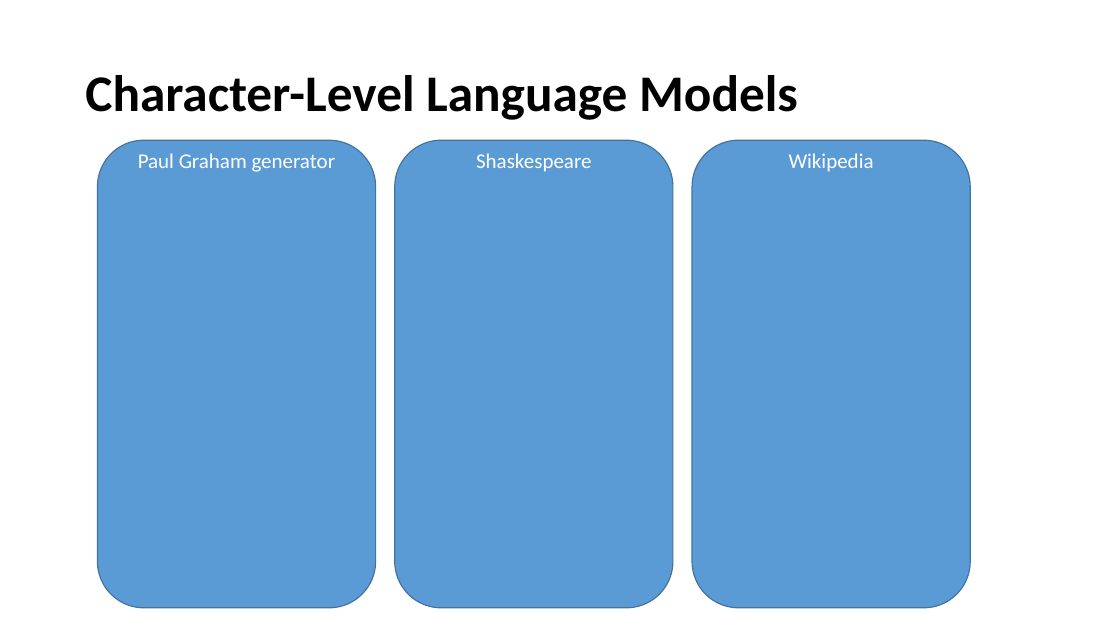
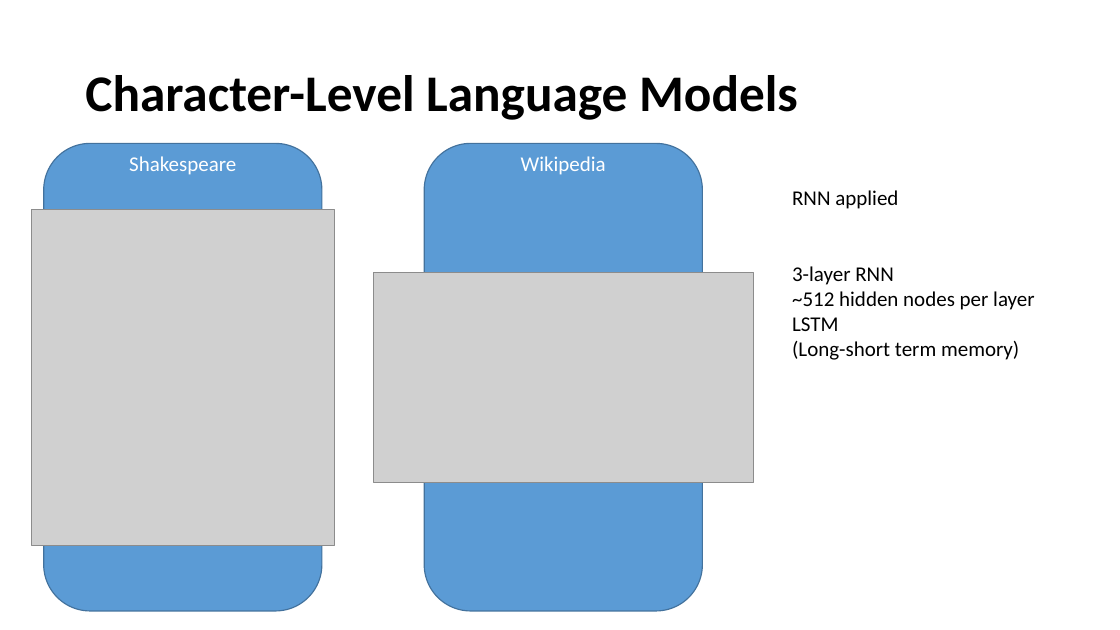
Before and after one commit to haachicanoy/CSmaster, a slide deck: slide 6 of _semester_1/_pattern_recognition/_presentations/The unreasonable effectiveness of Recurrent Neural Networks.pptx (slide 7 before the commit). Drawn at 1120x630 pixels with LibreOffice and Linux fonts; fonts in the diff are those of the drawing; grey boxes stand for pictures. Boxes give left, top, right and bottom in pixels: in the first picture for what was removed or moved away, otherwise in the second. Text is boxed around its words. In the diff, an @@ line names an element or a change of style, - is before the commit and + after.

```diff
--- a/_semester_1/_pattern_recognition/_presentations/The unreasonable effectiveness of Recurrent Neural Networks.pptx
+++ b/_semester_1/_pattern_recognition/_presentations/The unreasonable effectiveness of Recurrent Neural Networks.pptx
@@ rounded rectangle added at <box>44,144,322,612</box>, fill #5B9BD5, outline #43739E 1 pt, 18 pt, text #FFFFFF @@
+Shakespeare
@@ rounded rectangle removed at <box>97,140,376,608</box> @@
-Paul Graham generator
@@ rounded rectangle removed at <box>395,140,673,608</box> @@
-Shaskespeare
@@ rounded rectangle "Wikipedia": place and size @@
-rounded rectangle "Wikipedia" at <box>692,140,970,608</box>
+rounded rectangle "Wikipedia" at <box>424,144,702,612</box>
@@ picture added at <box>31,209,334,545</box> @@
@@ text added at <box>792,190,1034,360</box>, 18 pt, text #000000 @@
+RNN applied
+3-layer RNN
+~512 hidden nodes per layer
+LSTM
+(Long-short term memory)
@@ picture added at <box>373,272,754,482</box> @@
```
Also in this commit, not shown: 1 other slide changed, 2 slides removed, 2 other files.
